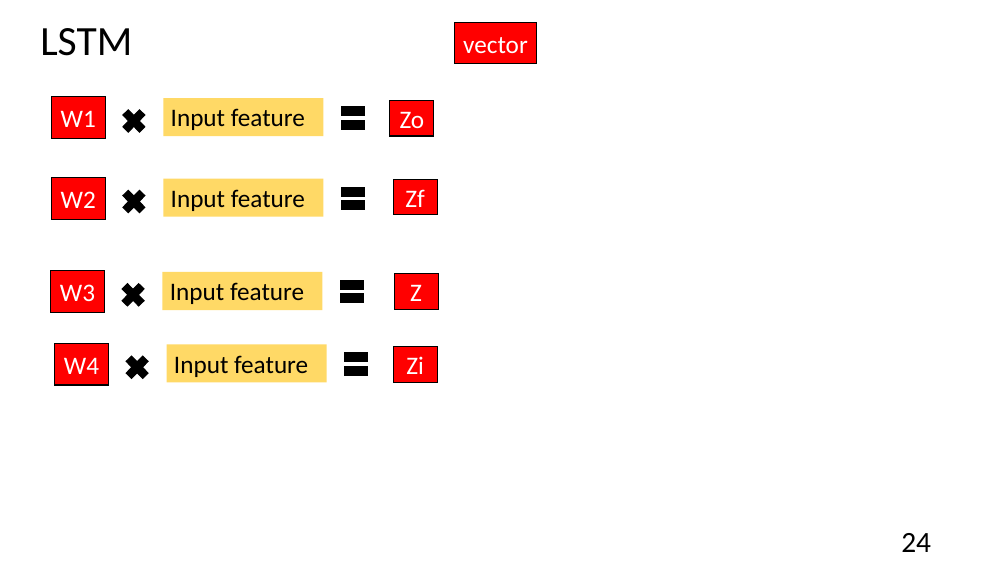
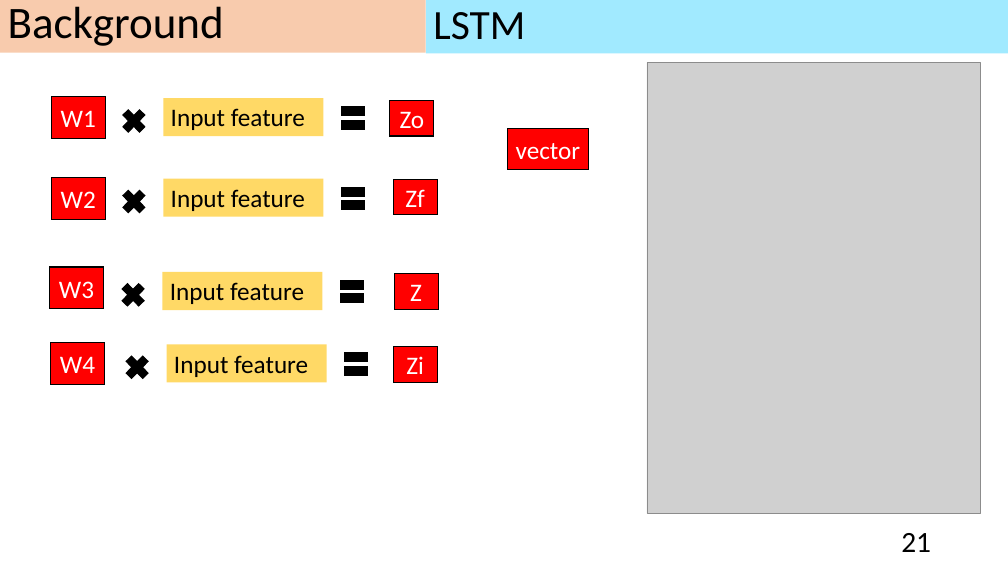
Before and after one commit to andrew841018/disksim_github, a slide deck: slide 21 of 論文相關/my paper.pptx (slide 24 before the commit). Drawn at 1008x567 pixels with LibreOffice and Linux fonts; fonts in the diff are those of the drawing; grey boxes stand for pictures. Boxes give left, top, right and bottom in pixels: in the first picture for what was removed or moved away, otherwise in the second. Text is boxed around its words. In the diff, an @@ line names an element or a change of style, - is before the commit and + after.

```diff
--- a/論文相關/my paper.pptx
+++ b/論文相關/my paper.pptx
@@ rectangle added at [0, 0, 426, 52], fill #F8CBAD, 42.9 pt, text #000000 @@
+Background
@@ title "LSTM": place and size @@
-title "LSTM" at [40, 28, 132, 56]
+title "LSTM" at [426, 0, 1008, 53]
@@ title "LSTM" at [426, 0, 1008, 53]: fill none to #A1EAFF @@
@@ picture added at [647, 63, 981, 513] @@
@@ rectangle "vector": place and size @@
-rectangle "vector" at [455, 22, 536, 64]
+rectangle "vector" at [507, 129, 588, 170]
@@ rectangle "W3": place and size @@
-rectangle "W3" at [51, 271, 104, 312]
+rectangle "W3" at [50, 267, 104, 309]
@@ rectangle "W4": place and size @@
-rectangle "W4" at [54, 343, 108, 385]
+rectangle "W4" at [51, 343, 104, 384]
@@ page number at [901, 533, 931, 552]: text changed @@
-24
+21
```
Also in this commit, not shown: 28 other slides changed, 18 slides added, 9 slides removed, 16 other files.
